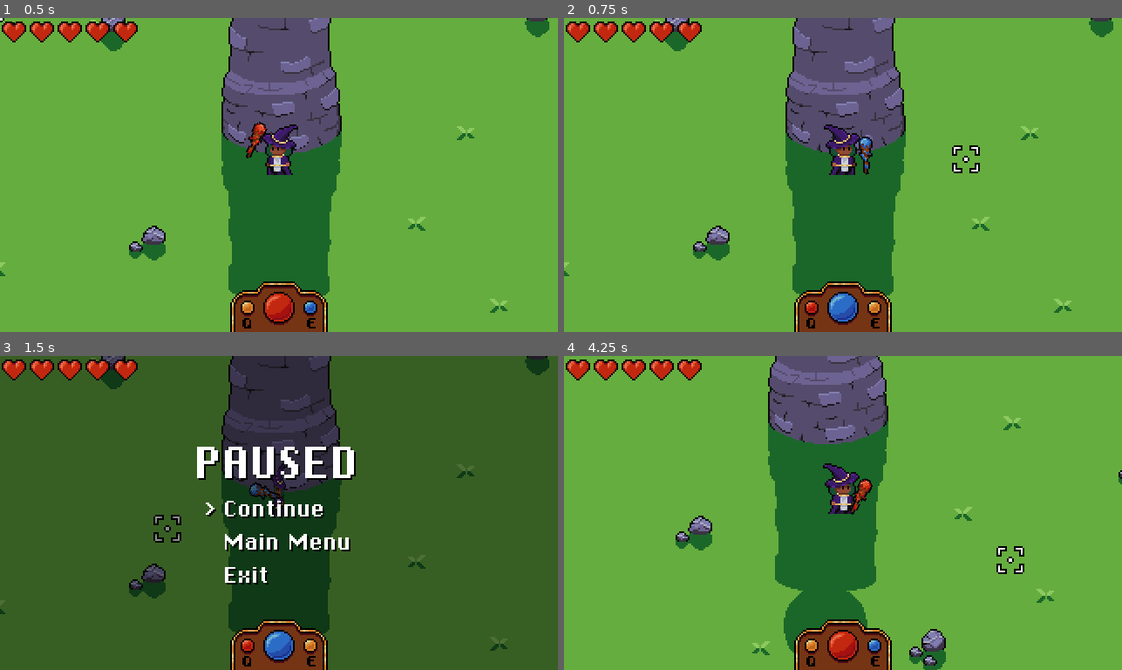
Above: before the commit, frames 1-4 (two rows, left to right).
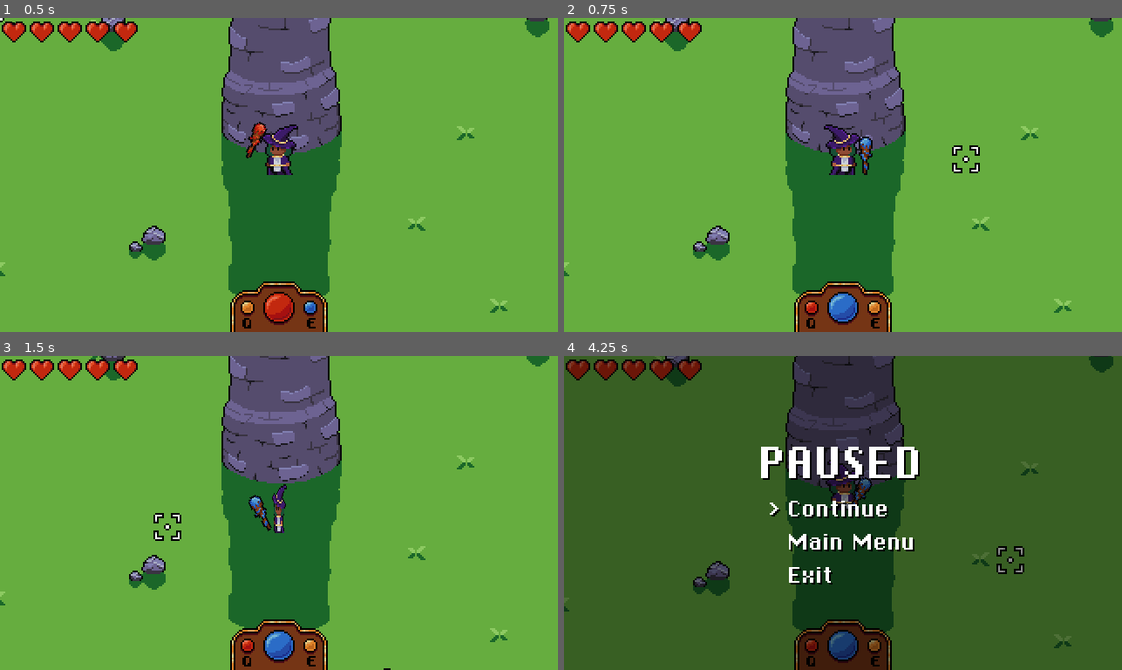
Above: after the commit, the same moments.

Repository: Triceru179/GameJam5
Game: Godot game, scene res://scenes/Game.tscn
Two runs of this game, one before a commit and one after it. Both use one fixed random seed, a clock stepped at 60 frames per second and the inputs below. Before the commit the project starts from res://Main.tscn.
Inputs (mouse positions are in pixels of both pictures, inside the frame that each line leads up to):
- Up to frame 1 (0.5 s): no input
- Up to frame 2 (0.75 s): tap Enter (action_accept) at 0.5 s; move the mouse to (965, 159) at 0.52 s; hold E (action_color_swap_right) from 0.53 s (still down); hold Enter (action_accept) from 0.53 s (still down)
- Up to frame 3 (1.5 s): move the mouse to (167, 528) at 1.27 s; release E (action_color_swap_right) at 1.28 s; release Enter (action_accept) at 1.28 s; hold S (action_down) from 1.28 s (still down); tap Enter (action_accept) at 1.35 s
- Up to frame 4 (4.25 s): move the mouse to (898, 443) at 2.02 s; release S (action_down) at 2.03 s; hold E (action_color_swap_right) 2.03-2.78 s; hold Right mouse button (action_dash) 2.03-2.78 s; tap Enter (action_accept) at 2.3, 3.05 s; move the mouse to (815, 575) at 2.77 s; hold W (action_up) 2.78-3.53 s; click (815, 575) at 2.85 s; move the mouse to (1010, 560) at 3.52 s; hold Q (action_color_swap_left) from 3.53 s (still down); hold Enter (action_accept) from 3.53 s (still down); tap Escape (ui_cancel) at 4.15 s

Frame 1 is identical in both runs. In frame 2, less than 0.1% of the frame differs, in the area x 52-56%, y 37-50%; in frame 3, 96%; in frame 4, 99%, in the area x 0-100%, y 0-100%.

Commit message:
Slime behaviour improvements

Diff:
--- a/actors/attacks/attack_spawner/attack_spawner.gd
+++ b/actors/attacks/attack_spawner/attack_spawner.gd
@@ -10,7 +10,7 @@
 	if proj_node == null:
 		var n = YSort.new()
 		n.name = "Projectiles"
-		get_tree().get_root().get_node("Main/World").add_child(n)
+		get_tree().get_current_scene().get_node("World").add_child(n)
 		proj_node = n
 
 	var rotation_step = 0
--- a/actors/enemies/Enemy.tscn
+++ b/actors/enemies/Enemy.tscn
@@ -1,10 +1,8 @@
-[gd_scene load_steps=9 format=2]
+[gd_scene load_steps=7 format=2]
 
 [ext_resource path="res://actors/Actor.tscn" type="PackedScene" id=1]
 [ext_resource path="res://shader/color_swap.shader" type="Shader" id=2]
-[ext_resource path="res://actors/palette_swapper/PaletteSwapper.tscn" type="PackedScene" id=3]
 [ext_resource path="res://actors/enemies/enemy.gd" type="Script" id=4]
-[ext_resource path="res://actors/enemies/player_detector.gd" type="Script" id=5]
 
 [sub_resource type="ShaderMaterial" id=1]
 shader = ExtResource( 2 )
@@ -35,17 +33,11 @@
 [node name="CollisionShape2D" parent="Hurtbox" index="0"]
 shape = SubResource( 3 )
 
-[node name="BodyPaletteSwapper" parent="." index="4" instance=ExtResource( 3 )]
-target_sprite = NodePath("../Pivot/BodyPivot/Body")
-
-[node name="PlayerDetector" type="Node" parent="." index="5"]
-script = ExtResource( 5 )
-
-[node name="AttackCooldown" type="Timer" parent="." index="7"]
+[node name="AttackCooldown" type="Timer" parent="." index="6"]
 wait_time = 5.0
 one_shot = true
 autostart = true
 
-[node name="AttackPoint" type="Position2D" parent="." index="8"]
+[node name="AttackPoint" type="Position2D" parent="." index="7"]
 
 [editable path="Hurtbox"]
--- a/actors/enemies/enemy.gd
+++ b/actors/enemies/enemy.gd
@@ -3,8 +3,8 @@
 
 signal killed
 
-onready var player_detector = $PlayerDetector
-onready var attack_cooldown_timer = $AttackCooldown
+onready var attack_cooldown_timer := $AttackCooldown
+onready var player_detector = get_tree().get_current_scene().get_node("World/PlayerDetector")
 
 func _ready():
 	._ready()
--- a/actors/enemies/player_detector.gd
+++ b/actors/enemies/player_detector.gd
@@ -5,10 +5,16 @@
 func _ready():
 	yield(get_tree(), "idle_frame")
 
-	player = get_tree().get_root().get_node_or_null("Main/World/Player")
+	player = get_tree().get_current_scene().get_node("World/Player")
 
-func get_player_direction_to(position: Vector2):
+func get_player_direction_to(point: Vector2):
 	if player != null:
-		return (position - player.global_position).normalized()
+		return (point - player.global_position).normalized()
 	else:
 		return Vector2.ZERO
+
+func get_player_sqr_distance_to(point: Vector2):
+	if player != null:
+		return (point - player.global_position).length_squared()
+	else:
+		return 0
--- a/actors/enemies/slime/Slime.tscn
+++ b/actors/enemies/slime/Slime.tscn
@@ -31,29 +31,30 @@
 tracks/1/imported = false
 tracks/1/enabled = true
 tracks/1/keys = {
-"times": PoolRealArray( 1 ),
-"transitions": PoolRealArray( 1 ),
+"times": PoolRealArray( 0, 1 ),
+"transitions": PoolRealArray( 1, 1 ),
 "values": [ {
-"args": [  ],
-"method": "reset_jump_direction"
+"args": [ 32.0, 1.0 ],
+"method": "start_jump"
+}, {
+"args": [ 0.0 ],
+"method": "attack"
 } ]
 }
-tracks/2/type = "method"
-tracks/2/path = NodePath(".")
+tracks/2/type = "value"
+tracks/2/path = NodePath(".:collision_mask")
 tracks/2/interp = 1
 tracks/2/loop_wrap = true
 tracks/2/imported = false
 tracks/2/enabled = true
 tracks/2/keys = {
-"times": PoolRealArray( 1 ),
-"transitions": PoolRealArray( 1 ),
-"values": [ {
-"args": [ 0.0 ],
-"method": "attack"
-} ]
+"times": PoolRealArray( 0, 1 ),
+"transitions": PoolRealArray( 1, 1 ),
+"update": 1,
+"values": [ 1, 7 ]
 }
 tracks/3/type = "value"
-tracks/3/path = NodePath(".:collision_mask")
+tracks/3/path = NodePath(".:collision_layer")
 tracks/3/interp = 1
 tracks/3/loop_wrap = true
 tracks/3/imported = false
@@ -62,27 +63,15 @@
 "times": PoolRealArray( 0, 1 ),
 "transitions": PoolRealArray( 1, 1 ),
 "update": 1,
-"values": [ 1, 7 ]
+"values": [ 0, 4 ]
 }
 tracks/4/type = "value"
-tracks/4/path = NodePath(".:collision_layer")
+tracks/4/path = NodePath("Hurtbox:monitoring")
 tracks/4/interp = 1
 tracks/4/loop_wrap = true
 tracks/4/imported = false
 tracks/4/enabled = true
 tracks/4/keys = {
-"times": PoolRealArray( 0, 1 ),
-"transitions": PoolRealArray( 1, 1 ),
-"update": 1,
-"values": [ 0, 4 ]
-}
-tracks/5/type = "value"
-tracks/5/path = NodePath("Hurtbox:monitoring")
-tracks/5/interp = 1
-tracks/5/loop_wrap = true
-tracks/5/imported = false
-tracks/5/enabled = true
-tracks/5/keys = {
 "times": PoolRealArray( 0.1, 0.9 ),
 "transitions": PoolRealArray( 1, 1 ),
 "update": 1,
@@ -104,6 +93,73 @@
 "transitions": PoolRealArray( 1, 1, 1, 1 ),
 "update": 1,
 "values": [ 0, 1, 2, 1 ]
+}
+
+[sub_resource type="Animation" id=7]
+resource_name = "move"
+length = 0.7
+step = 0.05
+tracks/0/type = "value"
+tracks/0/path = NodePath("Pivot/BodyPivot/Body:frame")
+tracks/0/interp = 1
+tracks/0/loop_wrap = true
+tracks/0/imported = false
+tracks/0/enabled = true
+tracks/0/keys = {
+"times": PoolRealArray( 0, 0.1, 0.2, 0.3, 0.55, 0.7, 0.8, 0.9 ),
+"transitions": PoolRealArray( 1, 1, 1, 1, 1, 1, 1, 1 ),
+"update": 1,
+"values": [ 1, 2, 4, 5, 6, 3, 2, 1 ]
+}
+tracks/1/type = "method"
+tracks/1/path = NodePath(".")
+tracks/1/interp = 1
+tracks/1/loop_wrap = true
+tracks/1/imported = false
+tracks/1/enabled = true
+tracks/1/keys = {
+"times": PoolRealArray( 0.2 ),
+"transitions": PoolRealArray( 1 ),
+"values": [ {
+"args": [ 16.0, 0.5 ],
+"method": "start_jump"
+} ]
+}
+tracks/2/type = "value"
+tracks/2/path = NodePath(".:collision_mask")
+tracks/2/interp = 1
+tracks/2/loop_wrap = true
+tracks/2/imported = false
+tracks/2/enabled = true
+tracks/2/keys = {
+"times": PoolRealArray( 0.2, 0.7 ),
+"transitions": PoolRealArray( 1, 1 ),
+"update": 1,
+"values": [ 1, 7 ]
+}
+tracks/3/type = "value"
+tracks/3/path = NodePath(".:collision_layer")
+tracks/3/interp = 1
+tracks/3/loop_wrap = true
+tracks/3/imported = false
+tracks/3/enabled = true
+tracks/3/keys = {
+"times": PoolRealArray( 0.2, 0.7 ),
+"transitions": PoolRealArray( 1, 1 ),
+"update": 1,
+"values": [ 0, 4 ]
+}
+tracks/4/type = "value"
+tracks/4/path = NodePath("Hurtbox:monitoring")
+tracks/4/interp = 1
+tracks/4/loop_wrap = true
+tracks/4/imported = false
+tracks/4/enabled = true
+tracks/4/keys = {
+"times": PoolRealArray( 0.3, 0.7 ),
+"transitions": PoolRealArray( 1, 1 ),
+"update": 1,
+"values": [ false, true ]
 }
 
 [sub_resource type="Animation" id=3]
@@ -145,6 +201,7 @@
 playback_process_mode = 0
 anims/attack = SubResource( 1 )
 anims/idle = SubResource( 2 )
+anims/move = SubResource( 7 )
 anims/prepare = SubResource( 3 )
 
 [node name="BodyShadow" parent="Pivot/BodyPivot" index="0"]
@@ -155,7 +212,7 @@
 texture = ExtResource( 2 )
 offset = Vector2( 0, -14 )
 hframes = 7
-frame = 4
+frame = 2
 
 [node name="Pushbox" parent="." index="2"]
 visible = true
@@ -169,19 +226,26 @@
 position = Vector2( 0, -5 )
 shape = SubResource( 6 )
 
-[node name="BodyPaletteSwapper" parent="." index="4"]
+[node name="AttackCooldown" parent="." index="6"]
+wait_time = 4.0
+
+[node name="AttackPoint" parent="." index="7"]
+position = Vector2( 0, -1 )
+
+[node name="Tween" type="Tween" parent="." index="9"]
+playback_process_mode = 0
+
+[node name="BodyPaletteSwapper" parent="." index="10"]
 palette_red = ExtResource( 4 )
 palette_blue = ExtResource( 3 )
 palette_yellow = ExtResource( 5 )
 
-[node name="AttackCooldown" parent="." index="7"]
-wait_time = 4.0
-
-[node name="AttackPoint" parent="." index="8"]
-position = Vector2( 0, -1 )
-
-[node name="Tween" type="Tween" parent="." index="9"]
-playback_process_mode = 0
+[node name="JumpDuration" type="Timer" parent="." index="11"]
+one_shot = true
+
+[node name="JumpCooldown" type="Timer" parent="." index="12"]
+wait_time = 0.3
+one_shot = true
 [connection signal="animation_finished" from="AnimationPlayer" to="." method="_on_AnimationPlayer_animation_finished"]
 
 [editable path="Hurtbox"]
--- a/actors/enemies/slime/slime_behaviour.gd
+++ b/actors/enemies/slime/slime_behaviour.gd
@@ -1,20 +1,22 @@
-extends "res://actors/enemies/enemy.gd"
+extends Enemy
 
 enum State {
 	IDLE,
+	MOVE,
 	PREPARE,
 	ATTACK,
 }
 
-const JUMP_HEIGHT = 32.0
-const JUMP_DURATION = 1.0
+const PLAYER_MIN_DISTANCE_TO_ATTACK = pow(6 * 16, 2)
 
 var current_state: int = State.IDLE
 var jump_direction := Vector2.ZERO
 
+onready var jump_cooldown_timer := $JumpCooldown
+
 func _ready():
 	._ready()
-	$AttackCooldown.wait_time += (randf() - 0.5) * 2
+	attack_cooldown_timer.wait_time += (randf() - 0.5) * 2
 
 func _physics_process(_delta):
 	match current_state:
@@ -22,8 +24,19 @@
 			if anim_player.current_animation != Globals.ANIM_IDLE:
 				anim_player.play(Globals.ANIM_IDLE)
 
-			if attack_cooldown_timer.is_stopped():
+			if (attack_cooldown_timer.is_stopped()
+					&& player_detector.get_player_sqr_distance_to(global_position)
+					< PLAYER_MIN_DISTANCE_TO_ATTACK):
 				current_state = State.PREPARE
+
+			elif jump_cooldown_timer.is_stopped():
+				current_state = State.MOVE
+
+		State.MOVE:
+			if anim_player.current_animation != Globals.ANIM_MOVE:
+				anim_player.play(Globals.ANIM_MOVE)
+
+			var _er = move_and_slide(actor_data.max_speed * jump_direction)
 
 		State.PREPARE:
 			if anim_player.current_animation != Globals.ANIM_PREPARE:
@@ -33,25 +46,36 @@
 			if anim_player.current_animation != Globals.ANIM_ATTACK:
 				anim_player.play(Globals.ANIM_ATTACK)
 
-				$Tween.interpolate_property($Pivot/BodyPivot/Body, "position",
-					Vector2.ZERO, Vector2(0, -JUMP_HEIGHT), JUMP_DURATION / 2,
-					Tween.TRANS_QUAD, Tween.EASE_OUT)
-				$Tween.interpolate_property($Pivot/BodyPivot/Body, "position",
-					Vector2(0, -JUMP_HEIGHT), Vector2.ZERO, JUMP_DURATION / 2,
-					Tween.TRANS_QUAD, Tween.EASE_IN, JUMP_DURATION / 2)
-				$Tween.start()
-
 			var _er = move_and_slide(actor_data.max_speed * jump_direction)
 
-func get_jump_direction():
-	if player_detector.player != null:
-		jump_direction = -player_detector.get_player_direction_to(self.global_position)
+func start_jump(height: float, duration: float):
+	_get_jump_direction()
 
-func reset_jump_direction():
+	$Tween.interpolate_property($Pivot/BodyPivot/Body, "position",
+		Vector2.ZERO, Vector2(0, -height), duration / 2,
+		Tween.TRANS_QUAD, Tween.EASE_OUT)
+	$Tween.interpolate_property($Pivot/BodyPivot/Body, "position",
+		Vector2(0, -height), Vector2.ZERO, duration / 2,
+		Tween.TRANS_QUAD, Tween.EASE_IN, duration / 2)
+	$Tween.start()
+
+	$JumpDuration.start(duration)
+	yield($JumpDuration, "timeout")
+
+	_reset_jump_direction()
+
+func _get_jump_direction():
+	jump_direction = -player_detector.get_player_direction_to(self.global_position)
+
+func _reset_jump_direction():
 	jump_direction = Vector2.ZERO
 
 func _on_AnimationPlayer_animation_finished(anim_name):
 	match anim_name:
+		Globals.ANIM_MOVE:
+			current_state = State.IDLE
+			jump_cooldown_timer.start()
+
 		Globals.ANIM_PREPARE:
 			current_state = State.ATTACK
 
--- a/actors/player/Player.tscn
+++ b/actors/player/Player.tscn
@@ -29,7 +29,7 @@
 }
 
 [sub_resource type="Animation" id=2]
-resource_name = "walk"
+resource_name = "move"
 length = 0.4
 loop = true
 tracks/0/type = "value"
@@ -113,7 +113,7 @@
 
 [node name="AnimationPlayer" parent="." index="0"]
 anims/idle = SubResource( 1 )
-anims/walk = SubResource( 2 )
+anims/move = SubResource( 2 )
 
 [node name="BodyShadow" parent="Pivot/BodyPivot" index="0"]
 reference_sprite = NodePath("../Body")
@@ -122,6 +122,7 @@
 material = SubResource( 4 )
 texture = ExtResource( 5 )
 hframes = 6
+frame = 2
 
 [node name="WeaponPivot" type="Node2D" parent="Pivot" index="1"]
 position = Vector2( 0, 5 )
--- a/actors/player/player.gd
+++ b/actors/player/player.gd
@@ -64,8 +64,8 @@
 				current_state = State.MOVE
 
 		State.MOVE:
-			if anim_player.current_animation != Globals.ANIM_WALK:
-				anim_player.play(Globals.ANIM_WALK)
+			if anim_player.current_animation != Globals.ANIM_MOVE:
+				anim_player.play(Globals.ANIM_MOVE)
 
 			_move_logic()
 			_try_attack()
@@ -147,7 +147,7 @@
 	if (!dash_input_buffer.is_stopped() && dash_cooldown_timer.is_stopped()
 			&& dash_duration_timer.is_stopped()):
 
-		dash_direction = look_direction
+		dash_direction = input_vector
 		if dash_direction == Vector2.ZERO:
 			dash_direction = Vector2(sign(body_pivot.scale.x), 0)
 
--- a/autoload/globals.gd
+++ b/autoload/globals.gd
@@ -27,7 +27,7 @@
 const ACTION_DASH = "action_dash"
 
 const ANIM_IDLE = "idle"
-const ANIM_WALK = "walk"
+const ANIM_MOVE = "move"
 const ANIM_ATTACK = "attack"
 const ANIM_PREPARE = "prepare"
 const ANIM_SHAKE = "shake"
--- a/menu/main_menu.gd
+++ b/menu/main_menu/main_menu.gd
@@ -14,13 +14,13 @@
 	set_current_selection(0)
 
 func _process(_delta):
-	if Input.is_action_just_pressed("action_down"):
+	if Input.is_action_just_pressed("ui_down"):
 		current_selection = wrapi(current_selection + 1, 0, 3)
 		set_current_selection(current_selection)
-	elif Input.is_action_just_pressed("action_up"):
+	elif Input.is_action_just_pressed("ui_up"):
 		current_selection = wrapi(current_selection - 1, 0, 3)
 		set_current_selection(current_selection)
-	elif Input.is_action_just_pressed("action_accept"):
+	elif Input.is_action_just_pressed("ui_accept"):
 		handle_selection(current_selection)
 
 func handle_selection(_current_selection):
--- a/autoload/Pause.tscn
+++ b/menu/pause_menu/PauseMenu.tscn
@@ -1,31 +1,33 @@
 [gd_scene load_steps=7 format=2]
 
-[ext_resource path="res://autoload/pause.gd" type="Script" id=1]
-[ext_resource path="res://autoload/black_texture.png" type="Texture" id=2]
-[ext_resource path="res://menu/ChiKareGo2.ttf" type="DynamicFontData" id=3]
+[ext_resource path="res://menu/pause_menu/pause_menu.gd" type="Script" id=1]
+[ext_resource path="res://menu/ChiKareGo2.ttf" type="DynamicFontData" id=2]
+[ext_resource path="res://autoload/black_texture.png" type="Texture" id=3]
 [ext_resource path="res://menu/Chicago.tres" type="DynamicFont" id=4]
 
+[sub_resource type="DynamicFont" id=1]
+font_data = ExtResource( 2 )
+
 [sub_resource type="DynamicFont" id=2]
-font_data = ExtResource( 3 )
+font_data = ExtResource( 2 )
 
-[sub_resource type="DynamicFont" id=3]
-font_data = ExtResource( 3 )
-
-[node name="CanvasLayer" type="CanvasLayer"]
+[node name="PauseMenu" type="CanvasLayer"]
 pause_mode = 2
 script = ExtResource( 1 )
 
 [node name="Background" type="TextureRect" parent="."]
+visible = false
 modulate = Color( 1, 1, 1, 0.45098 )
 anchor_right = 1.0
 anchor_bottom = 1.0
-texture = ExtResource( 2 )
+texture = ExtResource( 3 )
 expand = true
 __meta__ = {
 "_edit_use_anchors_": false
 }
 
 [node name="CenterContainer" type="CenterContainer" parent="."]
+visible = false
 anchor_right = 1.0
 anchor_bottom = 1.0
 __meta__ = {
--- a/autoload/pause.gd
+++ b/menu/pause_menu/pause_menu.gd
@@ -8,33 +8,30 @@
 	$CenterContainer/VBoxContainer/CenterContainer3/HBoxContainer/Selector,
 ]
 
-
 func _ready():
 	set_current_selection(0)
 	set_visible(false)
 
 func _input(event):
-	if event.is_action_pressed("action_accept"):
-		set_visible(!get_tree().paused)
-		get_tree().paused = !get_tree().paused
+	if event.is_action_pressed("ui_cancel"):
+		_pause_unpause()
 
-func _process(delta):
 	if get_tree().paused:
-		if Input.is_action_just_pressed("action_down"):
+		if event.is_action_pressed("ui_down"):
 			current_selection = wrapi(current_selection + 1, 0, 3)
 			set_current_selection(current_selection)
-		elif Input.is_action_just_pressed("action_up"):
+		elif event.is_action_pressed("ui_up"):
 			current_selection = wrapi(current_selection - 1, 0, 3)
 			set_current_selection(current_selection)
-		elif Input.is_action_just_pressed("action_accept"):
+		elif event.is_action_pressed("ui_accept"):
 			handle_selection(current_selection)
 
 func handle_selection(_current_selection):
 	match _current_selection:
 		0:
-			pass
+			_pause_unpause()
 		1:
-			print("Add options!")
+			print("Returning to main menu.")
 		2:
 			get_tree().quit()
 
@@ -49,3 +46,8 @@
 func set_visible(is_visible):
 	for node in get_children():
 		node.visible = is_visible
+
+func _pause_unpause():
+	set_current_selection(0)
+	set_visible(!get_tree().paused)
+	get_tree().paused = !get_tree().paused
--- a/project.godot
+++ b/project.godot
@@ -63,13 +63,12 @@
 [application]
 
 config/name="GameJam5"
-run/main_scene="res://Main.tscn"
+run/main_scene="res://scenes/Game.tscn"
 config/icon="res://icon.png"
 
 [autoload]
 
 Globals="*res://autoload/globals.gd"
-Pause="*res://autoload/Pause.tscn"
 
 [display]
 
--- a/projectile/Projectile.gd
+++ b/projectile/Projectile.gd
@@ -34,6 +34,7 @@
 	$PaletteSwapper.change_palette(color_index)
 
 func destroy_projectile():
+	dir = Vector2.ZERO
 	$AnimationPlayer.play(Globals.ANIM_DEATH)
 	yield($AnimationPlayer, "animation_finished")
 
--- a/Main.tscn
+++ b/scenes/Game.tscn
@@ -13,6 +13,8 @@
 [ext_resource path="res://world/waves/wave_datas/Wave_03.tres" type="Resource" id=11]
 [ext_resource path="res://hud/HUD.tscn" type="PackedScene" id=12]
 [ext_resource path="res://world/detail/Grass.tscn" type="PackedScene" id=13]
+[ext_resource path="res://menu/pause_menu/PauseMenu.tscn" type="PackedScene" id=14]
+[ext_resource path="res://actors/enemies/player_detector.gd" type="Script" id=16]
 
 [sub_resource type="RectangleShape2D" id=1]
 extents = Vector2( 340, 10 )
@@ -20,7 +22,7 @@
 [sub_resource type="RectangleShape2D" id=2]
 extents = Vector2( 10, 190 )
 
-[node name="Main" type="Node"]
+[node name="Game" type="Node"]
 
 [node name="World" type="YSort" parent="."]
 
@@ -211,5 +213,22 @@
 wait_time = 5.0
 one_shot = true
 
+[node name="TimeBeforeFirstWave" type="Timer" parent="World/WaveSpawner"]
+wait_time = 5.0
+one_shot = true
+
+[node name="PlayerDetector" type="Node" parent="World"]
+script = ExtResource( 16 )
+
 [node name="HUD" parent="." instance=ExtResource( 12 )]
+
+[node name="UI" type="Control" parent="."]
+margin_right = 40.0
+margin_bottom = 40.0
+__meta__ = {
+"_edit_use_anchors_": false
+}
+
+[node name="PauseMenu" parent="UI" instance=ExtResource( 14 )]
+layer = 3
 [connection signal="timeout" from="World/WaveSpawner/RestTime" to="World/WaveSpawner" method="_on_RestTime_timeout"]
--- a/menu/MainMenu.tscn
+++ b/scenes/MainMenu.tscn
@@ -2,7 +2,10 @@
 
 [ext_resource path="res://menu/ChiKareGo2.ttf" type="DynamicFontData" id=1]
 [ext_resource path="res://menu/Chicago.tres" type="DynamicFont" id=2]
-[ext_resource path="res://menu/main_menu.gd" type="Script" id=3]
+[ext_resource path="res://menu/main_menu/main_menu.gd" type="Script" id=3]
+
+
+
 
 [sub_resource type="DynamicFont" id=1]
 font_data = ExtResource( 1 )
--- a/world/waves/wave_spawner.gd
+++ b/world/waves/wave_spawner.gd
@@ -1,9 +1,9 @@
 extends Node
 
+signal wave_started(wave_name)
 signal wave_finished(current_wave, remaining_waves)
 
 const MAP_BOUNDS = Vector2(640, 360)
-const TIME_BEFORE_FIRST_WAVE = 5
 const COLORS = [Globals.Colors.RED, Globals.Colors.BLUE, Globals.Colors.YELLOW]
 
 export(Array, Resource) var waves = []
@@ -13,7 +13,8 @@
 
 func _ready():
 	randomize()
-	yield(get_tree().create_timer(TIME_BEFORE_FIRST_WAVE), "timeout")
+	$TimeBeforeFirstWave.start()
+	yield($TimeBeforeFirstWave, "timeout")
 	_spawn_wave(current_wave)
 
 func spawn_next_wave():
@@ -48,14 +49,20 @@
 
 				yield(get_tree().create_timer(randf() * 0.2), "timeout")
 
-		print("Wave " + str(current_wave) + " spawned! Defeat them all!")
+		var wave_name = str(current_wave + 1) if current_wave - waves.size() - 1 < 0 else "Final"
+
+		emit_signal("wave_started")
+		print("Wave " + wave_name + " started! Defeat them all!")
+
+	else:
+		push_error("Wave data is null!")
 
 func _on_Enemy_killed():
 	remaining_enemies -= 1
 
 	if remaining_enemies <= 0:
 		remaining_enemies = 0
-		emit_signal("wave_finished")
+		emit_signal("wave_finished", current_wave, current_wave - waves.size() - 1)
 		$RestTime.start()
 
 func _on_RestTime_timeout():
Not shown: 1 places in actors/enemies/slime/Slime.tscn that only renumber resources
Not shown: 6 places in menu/pause_menu/PauseMenu.tscn that only renumber resources
Renamed: menu/FirstScene.tscn -> scenes/FirstScene.tscn
Not shown: 1 places in scenes/Game.tscn that only renumber resources
